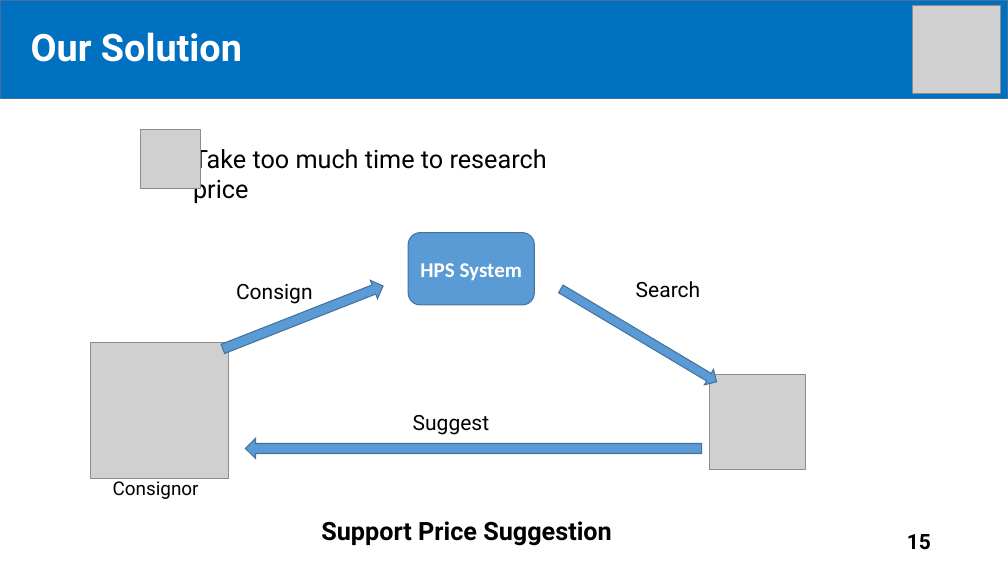
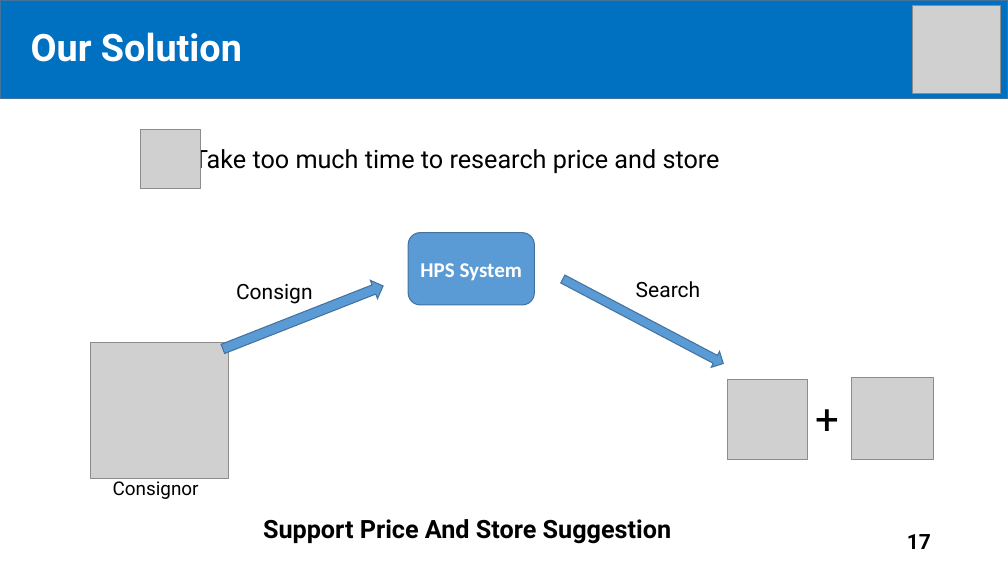
Before and after one commit to tiendan3108/CP, a slide deck: slide 17 of Source/Presentation/PreFinalPresentation.pptx (slide 15 before the commit). Drawn at 1008x567 pixels with LibreOffice and Linux fonts; fonts in the diff are those of the drawing; grey boxes stand for pictures. Boxes give left, top, right and bottom in pixels: in the first picture for what was removed or moved away, otherwise in the second. Text is boxed around its words. In the diff, an @@ line names an element or a change of style, - is before the commit and + after.

```diff
--- a/Source/Presentation/PreFinalPresentation.pptx
+++ b/Source/Presentation/PreFinalPresentation.pptx
@@ text at box(193, 145, 720, 174): text changed @@
-Take too much time to research price
+Take too much time to research price and store
@@ right arrow at box(559, 271, 728, 372): rotation 30 to 27 degrees @@
@@ picture added at box(727, 380, 808, 460) @@
@@ text added at box(808, 389, 851, 448), 40 pt, text #000000 @@
++
@@ picture: place and size @@
-picture at box(709, 374, 805, 470)
+picture at box(851, 377, 934, 460)
@@ text removed at box(413, 415, 490, 435) @@
-Suggest
@@ right arrow removed at box(246, 439, 702, 458) @@
@@ text at box(263, 519, 671, 544): text changed @@
-Support Price Suggestion
+Support Price And Store Suggestion
@@ page number at box(907, 534, 931, 549): text changed @@
-15
+17
```
Also in this commit, not shown: 24 other slides changed, 6 slides added, 25 slides removed.
